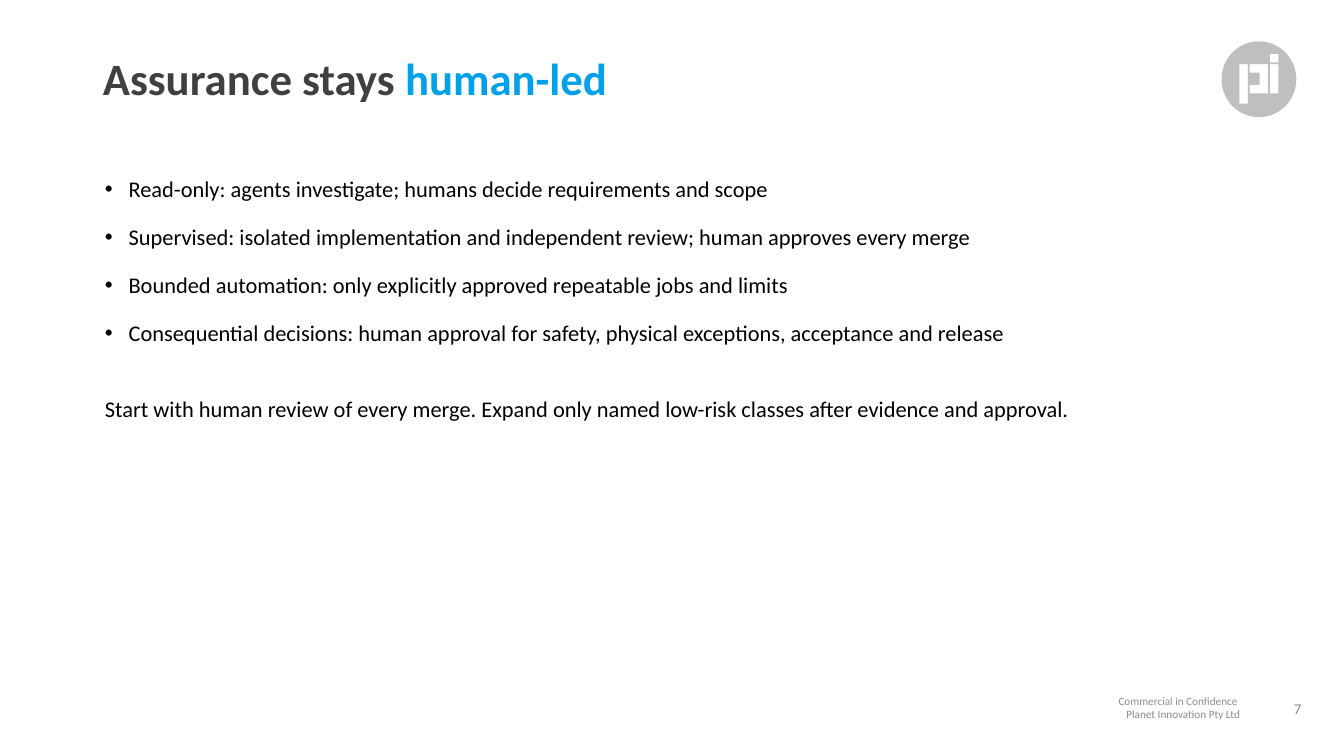
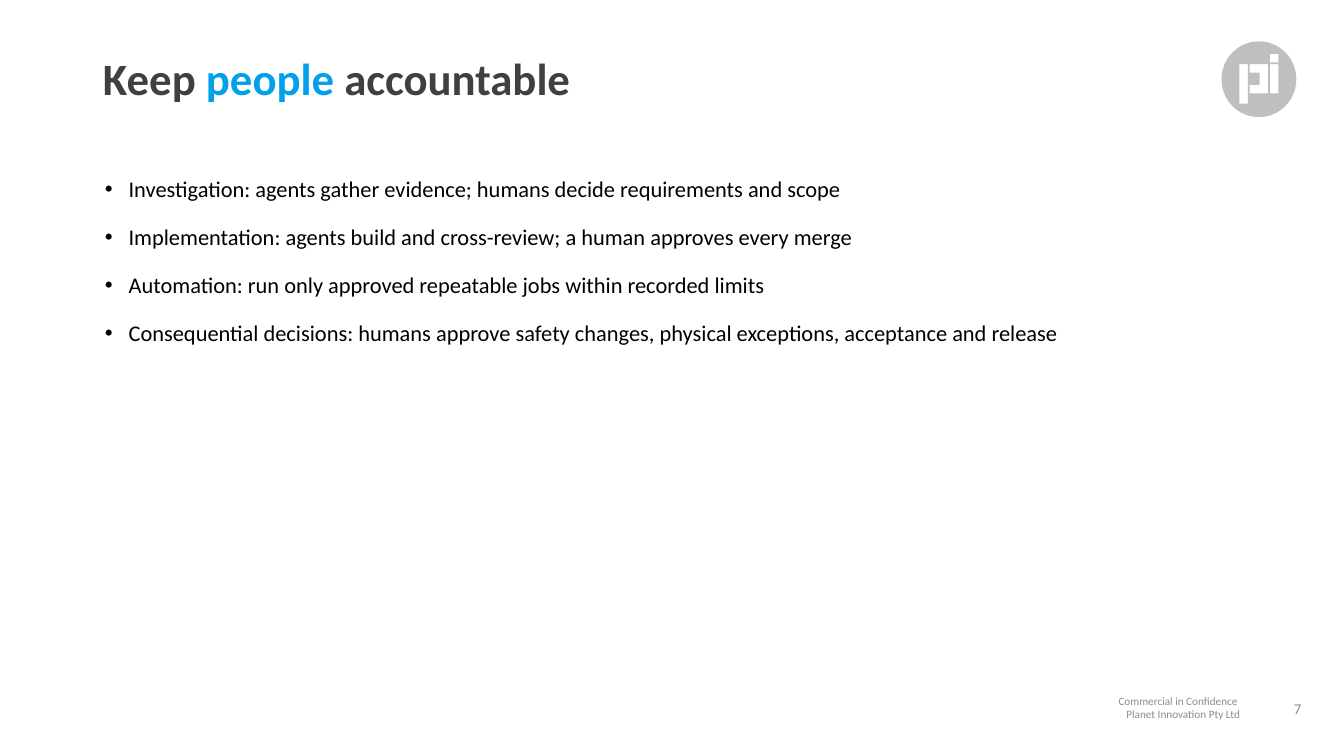
Before and after one commit to andrewleech/omp-connected, a slide deck: slide 7 of planning/fleets/20261117_fleet-pitch.pptx. Drawn at 1344x756 pixels with LibreOffice and Linux fonts; fonts in the diff are those of the drawing. Boxes give left, top, right and bottom in pixels: in the first picture for what was removed or moved away, otherwise in the second. Text is boxed around its words. In the diff, an @@ line names an element or a change of style, - is before the commit and + after.

```diff
--- a/planning/fleets/20261117_fleet-pitch.pptx
+++ b/planning/fleets/20261117_fleet-pitch.pptx
@@ title at bbox=[103, 63, 570, 102]: text changed @@
-Assurance stays human-led
+Keep people accountable
@@ text at bbox=[129, 181, 1058, 345]: text changed @@
-• Read-only: agents investigate; humans decide requirements and scope
-• Supervised: isolated implementation and independent review; human approves every merge
-• Bounded automation: only explicitly approved repeatable jobs and limits
-• Consequential decisions: human approval for safety, physical exceptions, acceptance and release
-Start with human review of every merge. Expand only named low-risk classes after evidence and approval.
+• Investigation: agents gather evidence; humans decide requirements and scope
+• Implementation: agents build and cross-review; a human approves every merge
+• Automation: run only approved repeatable jobs within recorded limits
+• Consequential decisions: humans approve safety changes, physical exceptions, acceptance and release
```
Also in this commit, not shown: 11 other slides changed, 13 other files.
